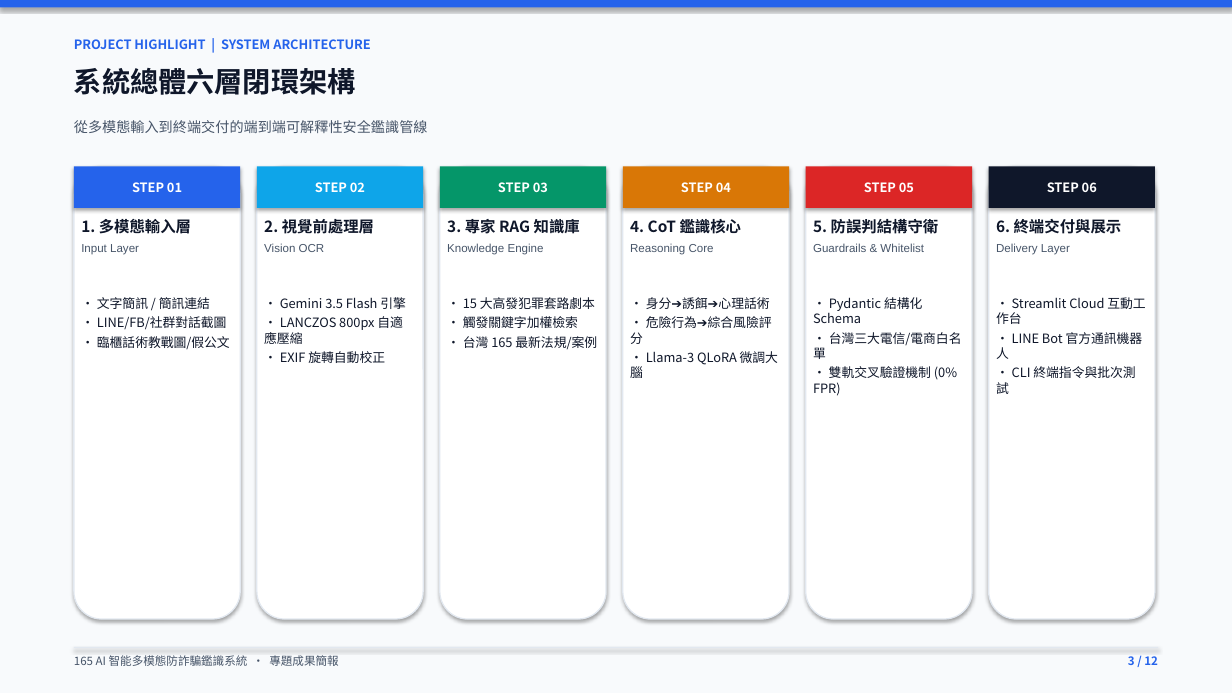
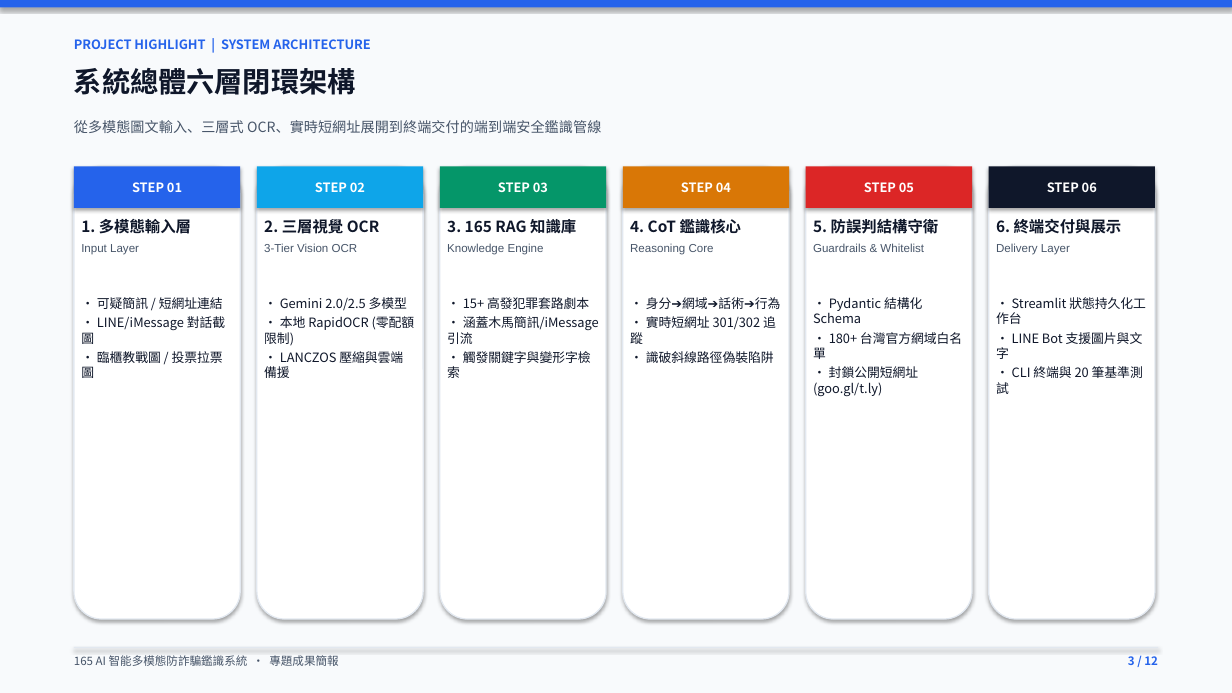
Before and after one commit to alex0647-star/165-anti-scam-ai, a slide deck: slide 3 of 165_AI智能多模態防詐騙鑑識系統_專題簡報.pptx. Drawn at 1232x693 pixels with LibreOffice and Linux fonts; fonts in the diff are those of the drawing. Boxes give left, top, right and bottom in pixels: in the first picture for what was removed or moved away, otherwise in the second. Text is boxed around its words. In the diff, an @@ line names an element or a change of style, - is before the commit and + after.

Commit message:
更新 165 AI 專題簡報、LINE 官方機器人伺服器與相關實測成果

```diff
--- a/165_AI智能多模態防詐騙鑑識系統_專題簡報.pptx
+++ b/165_AI智能多模態防詐騙鑑識系統_專題簡報.pptx
@@ text at bbox=[74, 120, 601, 133]: text changed @@
-從多模態輸入到終端交付的端到端可解釋性安全鑑識管線
+從多模態圖文輸入、三層式 OCR、實時短網址展開到終端交付的端到端安全鑑識管線
@@ text at bbox=[264, 219, 379, 252]: text changed @@
-2. 視覺前處理層
-Vision OCR
+2. 三層視覺 OCR
+3-Tier Vision OCR
@@ text at bbox=[447, 217, 576, 237]: text changed @@
-3. 專家 RAG 知識庫
+3. 165 RAG 知識庫
@@ text at bbox=[81, 297, 225, 382]: text changed @@
-• 文字簡訊 / 簡訊連結
-• LINE/FB/社群對話截圖
-• 臨櫃話術教戰圖/假公文
+• 可疑簡訊 / 短網址連結
+• LINE/iMessage 對話截圖
+• 臨櫃教戰圖 / 投票拉票圖
@@ text at bbox=[264, 297, 415, 378]: text changed @@
-• Gemini 3.5 Flash 引擎
-• LANCZOS 800px 自適應壓縮
-• EXIF 旋轉自動校正
+• Gemini 2.0/2.5 多模型
+• 本地 RapidOCR (零配額限制)
+• LANCZOS 壓縮與雲端備援
@@ text at bbox=[447, 297, 599, 378]: text changed @@
-• 15 大高發犯罪套路劇本
-• 觸發關鍵字加權檢索
-• 台灣 165 最新法規/案例
+• 15+ 高發犯罪套路劇本
+• 涵蓋木馬簡訊/iMessage引流
+• 觸發關鍵字與變形字檢索
@@ text at bbox=[630, 297, 781, 363]: text changed @@
-• 身分➔誘餌➔心理話術
-• 危險行為➔綜合風險評分
-• Llama-3 QLoRA 微調大腦
+• 身分➔網域➔話術➔行為
+• 實時短網址 301/302 追蹤
+• 識破斜線路徑偽裝陷阱
@@ text at bbox=[996, 297, 1146, 394]: text changed @@
-• Streamlit Cloud 互動工作台
-• LINE Bot 官方通訊機器人
-• CLI 終端指令與批次測試
+• Streamlit 狀態持久化工作台
+• LINE Bot 支援圖片與文字
+• CLI 終端與 20 筆基準測試
@@ text at bbox=[813, 332, 962, 397]: text changed @@
-• 台灣三大電信/電商白名單
-• 雙軌交叉驗證機制 (0% FPR)
+• 180+ 台灣官方網域白名單
+• 封鎖公開短網址 (goo.gl/t.ly)
```
Also in this commit, not shown: 11 other slides changed, 3 other files.
